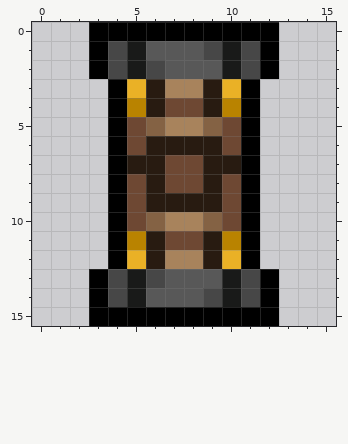
A pixel-art sprite gets an edit: branches/Huggable_DEV/Shipstructor/objects/shiphatchalt/glitchshiphatchalticon.png. The first picture shows the starting point.
The file is 16x16 pixels. Colours within 5 levels of each other are drawn and written as one.
And afterwards:
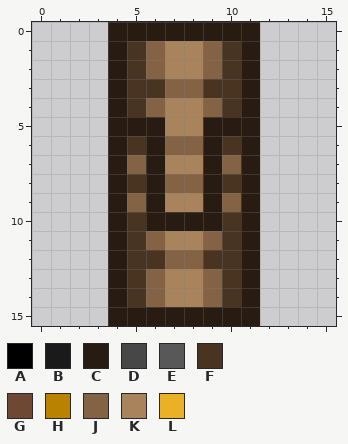
Palette (. is transparent): A #000000  B #191a19  C #281b11  D #474747  E #585858  F #493321  G #6e4833  H #b98300  J #846244  K #a8835c  L #eab126
Changes in this commit:
Changed rows in their new state; - is an unchanged pixel.
first column x 3:
 0 .CCCCCCCC.
 1 .CFJKKJFC.
 2 .CFJKKJFC.
 3 -CFFJJFFC-
 4 -CFJKKJFC-
 5 -CCC--CCC-
 6 -CF-JJ-FC-
 7 -CJ-KK-JC-
 8 -CF-JJ-FC-
 9 -CJ-KK-JC-
10 -CFCCCCFC-
11 -CFJKKJFC-
12 -CFFJJFFC-
13 .CFJKKJFC.
14 .CFJKKJFC.
15 .CCCCCCCC.
